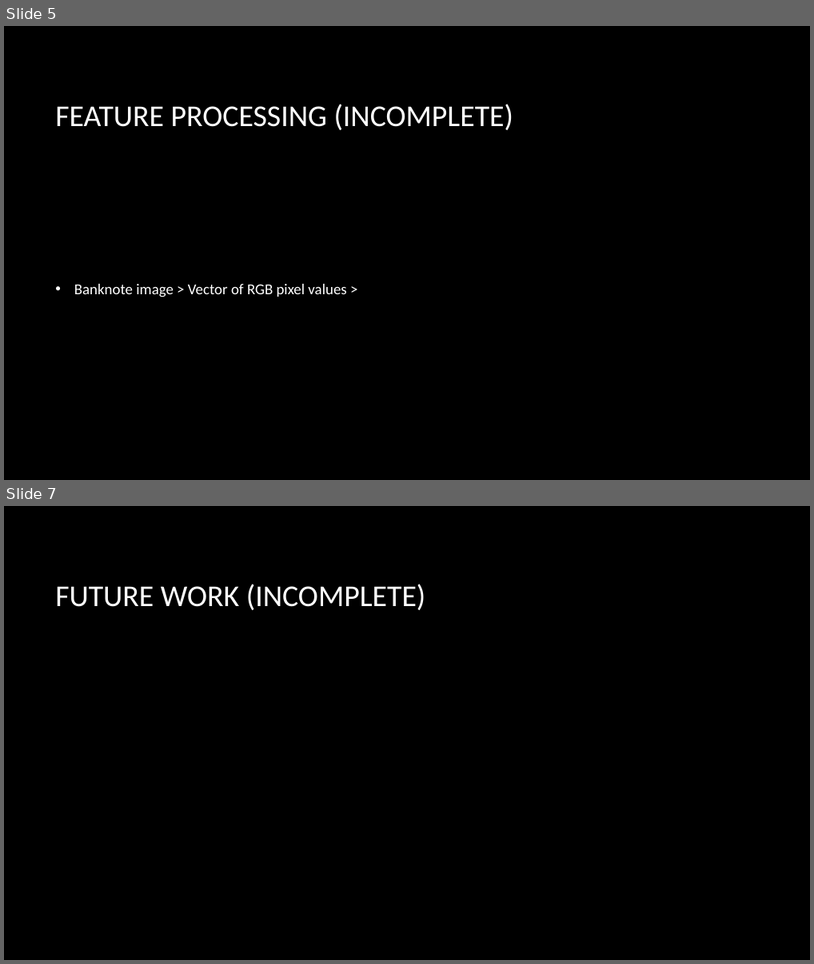
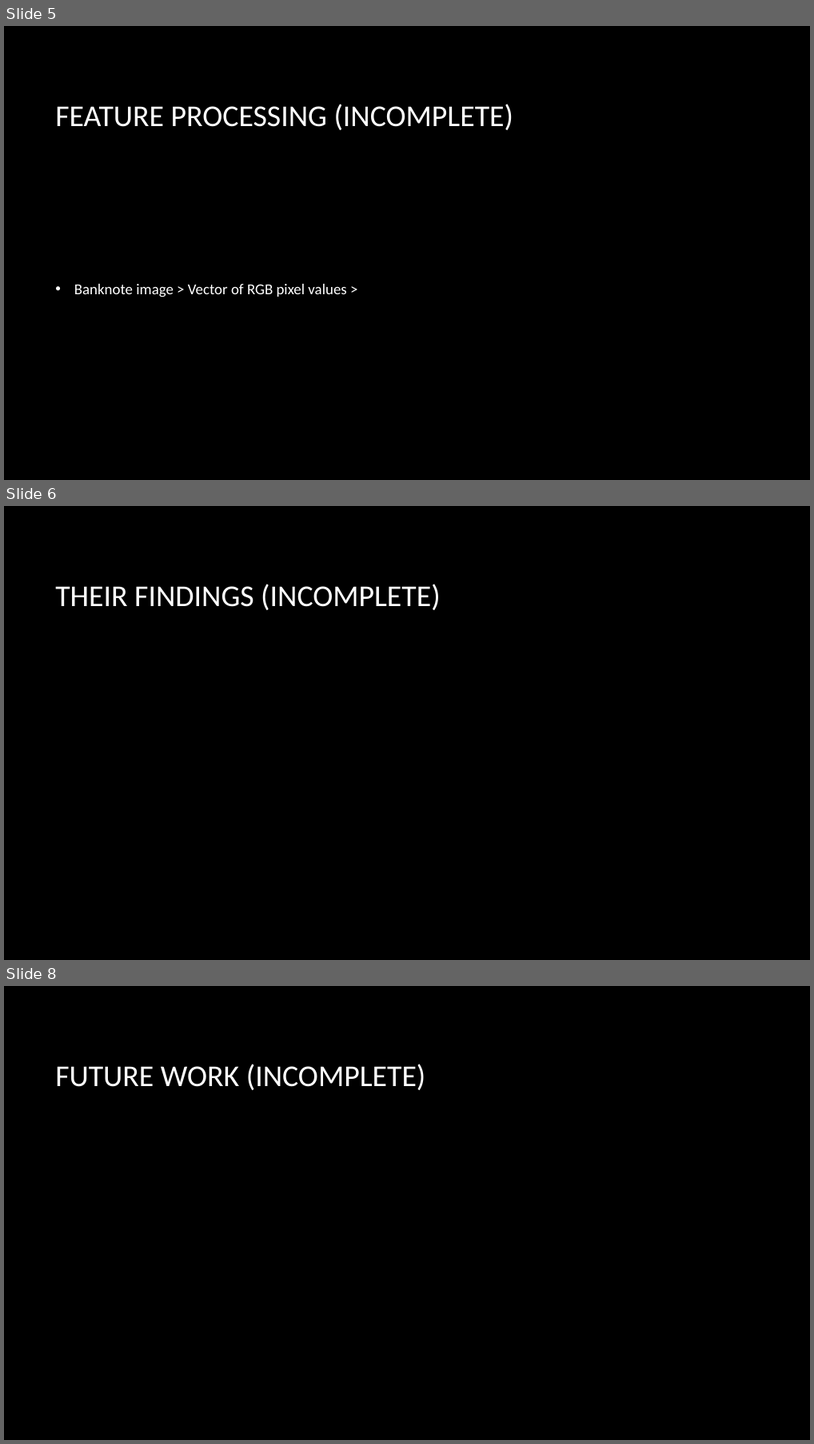
Before and after one commit to ychennay/CIS-700-Banknote-Authentication, a slide deck: CIS-700.pptx. Shown one above the other, each under a label of ours: slides 5 and 7 before the commit, slides 5, 6 and 8 after it; the slides between them are not shown. The pictures are 814x964 and 814x1444 pixels, drawn with LibreOffice and Linux fonts; fonts in the diff are those of the drawing; background and template pictures are left out. Boxes give left, top, right and bottom in pixels: in the first picture for what was removed or moved away, otherwise in the second. Text is boxed around its words. In the diff, an @@ line names an element or a change of style, - is before the commit and + after.

```diff
--- a/CIS-700.pptx
+++ b/CIS-700.pptx
@@ slide 6 added at [4, 506, 810, 960], background picture (left out) @@
@@ title added at [55, 584, 441, 610], 36 pt, text #FFFFFF @@
+THEIR FINDINGS (INCOMPLETE)
@@ what was slide 7 is now slide 8 @@
```
Also in this commit, not shown: 3 slides changed.
